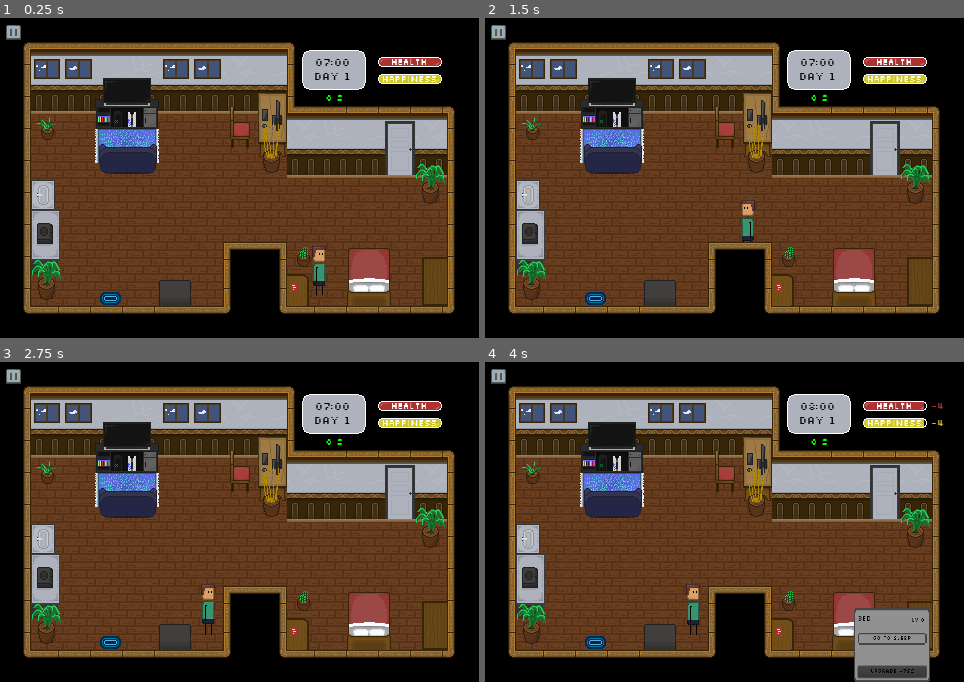
Above: before the commit, frames 1-4 (two rows, left to right).
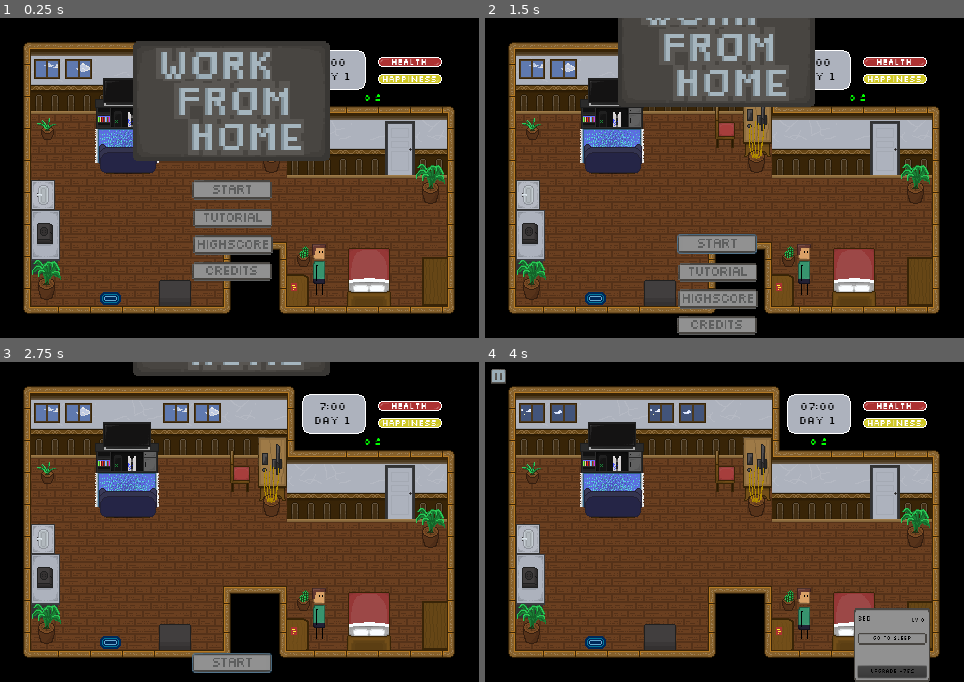
Above: after the commit, the same moments.

Repository: sun-wise-man/work-from-home
Game: Godot game, scene res://scenes/menu.tscn
Same seed, same stepped clock (60 frames per second), same inputs: the game is played once before the commit and once after it. Before the commit the project starts from res://scenes/main.tscn.
Inputs (mouse positions are in pixels of both pictures, inside the frame that each line leads up to):
- Up to frame 1 (0.25 s): no input
- Up to frame 2 (1.5 s): click (719, 219) at 0.52 s; click (714, 229) at 1.27 s
- Up to frame 3 (2.75 s): click (229, 618) at 2.02 s
- Up to frame 4 (4 s): click (714, 662) at 2.77 s; move the mouse to (853, 621) at 3.52 s; click (853, 621) at 3.67 s

The runs differ from the first frame. In frame 1, 19% of the frame differs, in the area x 1-80%, y 2-84%; in frame 2, 16%; in frame 3, 4.6%; in frame 4, 0.7%.

Commit message:
Tutorial

Diff:
--- /dev/null
+++ b/Resource/Cover.tres
@@ -0,0 +1,4 @@
+[gd_resource type="StyleBoxFlat" format=2]
+
+[resource]
+bg_color = Color( 0, 0, 0, 0.54902 )
--- /dev/null
+++ b/Resource/Panel.tres
@@ -0,0 +1,7 @@
+[gd_resource type="StyleBoxTexture" load_steps=2 format=2]
+
+[ext_resource path="res://sprites/UI/Text_Panel_256x.png" type="Texture" id=1]
+
+[resource]
+texture = ExtResource( 1 )
+region_rect = Rect2( 15.2632, 55.2567, 226.316, 144.211 )
--- a/project.godot
+++ b/project.godot
@@ -16,8 +16,12 @@
 [application]
 
 config/name="work_from_home"
-run/main_scene="res://scenes/main.tscn"
+run/main_scene="res://scenes/menu.tscn"
 config/icon="res://icon.png"
+
+[autoload]
+
+Global="*res://scenes/global.gd"
 
 [display]
 
--- a/scenes/ElementBar.gd
+++ b/scenes/ElementBar.gd
@@ -11,8 +11,8 @@
 	decrease_rate = start_dr
 
 func _on_World_hour_pass(time):
-	if is_decreasing:
-		value += decrease_rate
+	#if is_decreasing:
+		#value += decrease_rate
 	hour_count += 1
 	if hour_count == hour_per_increase:
 		decrease_rate += increase_dr_rate
--- a/scenes/Main.gd
+++ b/scenes/Main.gd
@@ -45,40 +45,54 @@
 var health_buff : bool = false
 var happiness_debuff : bool = false
 var health_debuff : bool = false
+var tutorial1 : bool = false
+var tutorial22 : bool = false
+var tutorial2 : bool = false
+var tutorial3 : bool = false
+var tutorial4 : bool = false
+var tutorial42 : bool = false
+var tutorial5 : bool = false
+var tutorial52 : bool = false
 
 func _input(event):
 	if event is InputEventMouseButton:
 		if event.button_index == BUTTON_LEFT and event.pressed and not is_pause:
-			if object_hover != "null" and not showing_popup:
-				object_fix = object_hover
-				object_level_fix = object_level_hover
-				object_cost_fix = object_cost_hover
-				object_position = event.position
-				showing_popup = true
-				$GUI/ActivitySystem.show_popup(object_fix, object_level_fix,
-					object_cost_fix, object_position)
-			elif not showing_popup and not pause_hover:
-				object_fix = "null"
-				object_level_hover = 0
-				object_cost_fix = 0
-				activity_name = "null"
-				activity_type = "null"
-				activity_gain = 0
-				activity_scale = 0
-				event_chance_pool = []
-				decision_index = []
-				move_player(event.position)
-			elif not inside_popup and not pause_hover:
-				object_fix = "null"
-				object_level_hover = 0
-				object_cost_fix = 0
-				$GUI/ActivitySystem.close_popup()
-				showing_popup = false
+			if tutorial_check():
+				if object_hover != "null" and not showing_popup:
+					object_fix = object_hover
+					object_level_fix = object_level_hover
+					object_cost_fix = object_cost_hover
+					object_position = event.position
+					showing_popup = true
+					$GUI/ActivitySystem.show_popup(object_fix, object_level_fix,
+						object_cost_fix, object_position)
+				elif not showing_popup and not pause_hover:
+					object_fix = "null"
+					object_level_hover = 0
+					object_cost_fix = 0
+					activity_name = "null"
+					activity_type = "null"
+					activity_gain = 0
+					activity_scale = 0
+					event_chance_pool = []
+					decision_index = []
+					move_player(event.position)
+				elif not inside_popup and not pause_hover:
+					object_fix = "null"
+					object_level_hover = 0
+					object_cost_fix = 0
+					$GUI/ActivitySystem.close_popup()
+					showing_popup = false
 
 func _ready():
 	time_hour = starting_hour
-	time_coroutine = time_moving()
+	#time_coroutine = time_moving()
 	$Objects/Windows.change_window(starting_hour)
+	if Global.tutorial:
+		tutorial1 = true
+		$Tutorial/Tutorial1.visible = true
+	else:
+		time_coroutine = time_moving()
 
 
 func move_player(target_position):
@@ -169,16 +183,22 @@
 			grab_event(event_chance_pool)
 		if is_pause:
 			yield(self, "unpause")
-		$GUI/HealthBar.value += health_gain_total
-		$GUI/HappinessBar.value += happiness_gain_total
 		if happiness_buff:
 			work_gain_total = int(work_gain_total * money_buff_amplifier)
 		money += work_gain_total
-	health_gain_total += $GUI/HealthBar.decrease_rate
-	happiness_gain_total += $GUI/HappinessBar.decrease_rate
+	if $GUI/HappinessBar.is_decreasing:
+		happiness_gain_total += $GUI/HappinessBar.decrease_rate
+	if $GUI/HealthBar.is_decreasing:
+		health_gain_total += $GUI/HealthBar.decrease_rate
+	$GUI/HealthBar.value += health_gain_total
+	$GUI/HappinessBar.value += happiness_gain_total
 	$GUI/HealthBar/Status.get_gain_number(health_gain_total)
 	$GUI/HappinessBar/Status.get_gain_number(happiness_gain_total)
 	$GUI/MoneyText/Status.get_gain_number(work_gain_total)
+	if tutorial2:
+		tutorial22 = true
+		tutorial2 = false
+		$Tutorial/Tutorial2.visible = true
 	reset_money()
 	buff_check()
 	if $GUI/HealthBar.value <= 0:
@@ -238,6 +258,10 @@
 		work_gain_total += gain_value[2] + activity_scale * object_level_active
 	$GUI/EventPanel/Label.text = gain_desc
 	$GUI/EventPanel.visible = true
+	if tutorial4:
+		$Tutorial/Tutorial4.visible = true
+		tutorial42 = true
+		tutorial4 = false
 
 func chance_event(index : int):
 	var new_pool = $EventSystem.get_chance($EventSystem.get_event_name(index))
@@ -306,33 +330,91 @@
 		randomize()
 		var number = randi() % 100
 		if number <= happiness_buff_chance:
-			happiness_buff = true
-			happiness_buff_time += buff_debuff_time
-			$GUI/HappinessBuff.visible = true
+			happiness_buff_time = buff_debuff_time
+			if not happiness_buff:
+				happiness_buff = true
+				$GUI/HappinessBuff.visible = true
+				if tutorial5:
+					$Tutorial/Tutorial5.visible = true
+					tutorial52 = true
+					tutorial5 = false
 	elif $GUI/HappinessBar.value <= 10:
 		randomize()
 		var number = randi() % 100
 		if number <= happiness_debuff_chance:
-			happiness_debuff = true
-			happiness_buff_time += buff_debuff_time
-			$GUI/HappinessDebuff.visible = true
-			$Player.current_speed += $Player.debuff_speed
+			happiness_buff_time = buff_debuff_time
+			if not happiness_debuff:
+				happiness_debuff = true
+				$GUI/HappinessDebuff.visible = true
+				$Player.current_speed += $Player.debuff_speed
+				if tutorial5:
+					$Tutorial/Tutorial5.visible = true
+					tutorial52 = true
+					tutorial5 = false
 	if $GUI/HealthBar.value == 100:
 		randomize()
 		var number = randi() % 100
 		if number <= health_buff_chance:
-			health_buff = true
-			health_buff_time += buff_debuff_time
-			$GUI/HealthBuff.visible = true
-			$Player.current_speed += $Player.buff_speed
+			health_buff_time = buff_debuff_time
+			if not health_buff:
+				health_buff = true
+				$GUI/HealthBuff.visible = true
+				$Player.current_speed += $Player.buff_speed
+				if tutorial5:
+					$Tutorial/Tutorial5.visible = true
+					tutorial52 = true
+					tutorial5 = false
 	elif $GUI/HealthBar.value <= 10:
 		randomize()
 		var number = randi() % 100
 		if number <= health_debuff_chance:
-			health_debuff = false
-			health_buff_time += buff_debuff_time
-			$GUI/HealthDebuff.visible = true
-			$GUI/Debuff.visible = true
+			health_buff_time = buff_debuff_time
+			if not health_debuff:
+				health_debuff = true
+				$GUI/HealthDebuff.visible = true
+				$GUI/Debuff.visible = true
+				if tutorial5:
+					$Tutorial/Tutorial5.visible = true
+					tutorial52 = true
+					tutorial5 = false
+
+func tutorial_check():
+	if not Global.tutorial:
+		return true
+	else:
+		if tutorial1:
+			if object_hover == "null" and not pause_hover:
+				$Tutorial/Tutorial1.visible = false
+				tutorial1 = false
+				tutorial2 = true
+				time_coroutine = time_moving()
+				return true
+			else:
+				return false
+		if tutorial22:
+			$Tutorial/Tutorial2.visible = false
+			$Tutorial/Tutorial3.visible = true
+			tutorial22 = false
+			tutorial3 = true
+			return false
+		if tutorial3:
+			if object_hover != "null" and not showing_popup:
+				$Tutorial/Tutorial3.visible = false
+				tutorial3 = false
+				tutorial4 = true
+				tutorial5 = true
+				return true
+			else:
+				return false
+		if tutorial42:
+			$Tutorial/Tutorial4.visible = false
+			tutorial42 = false
+			return false
+		if tutorial52:
+			$Tutorial/Tutorial5.visible = false
+			tutorial52 = false
+			return false
+		return true
 
 
 func _on_Panel_mouse_entered():
--- /dev/null
+++ b/scenes/global.gd
@@ -0,0 +1,3 @@
+extends Node
+
+var tutorial : bool = true
--- a/scenes/main.tscn
+++ b/scenes/main.tscn
@@ -55,6 +55,8 @@
 [ext_resource path="res://sprites/UI/Debuff_Happiness_64x.png" type="Texture" id=53]
 [ext_resource path="res://sprites/UI/Buff_Health_64x.png" type="Texture" id=54]
 [ext_resource path="res://sprites/UI/Debuff_Health_64x.png" type="Texture" id=55]
+[ext_resource path="res://Resource/Cover.tres" type="StyleBox" id=56]
+[ext_resource path="res://Resource/Panel.tres" type="StyleBox" id=57]
 
 [sub_resource type="NavigationPolygon" id=1]
 vertices = PoolVector2Array( 155.501, 158.258, 168.561, 144.25, 248.926, 142.315, 256.069, 142.513, 256.069, 157.99, 22 …(422 unchanged characters)…
@@ -874,6 +876,22 @@
 "speed": 5.02
 } ]
 
+[sub_resource type="DynamicFont" id=80]
+size = 10
+font_data = ExtResource( 25 )
+
+[sub_resource type="DynamicFont" id=81]
+size = 10
+font_data = ExtResource( 25 )
+
+[sub_resource type="DynamicFont" id=82]
+size = 10
+font_data = ExtResource( 25 )
+
+[sub_resource type="DynamicFont" id=83]
+size = 10
+font_data = ExtResource( 25 )
+
 [sub_resource type="StyleBoxFlat" id=75]
 bg_color = Color( 0, 0, 0, 0.54902 )
 
@@ -1208,6 +1226,277 @@
 stream = ExtResource( 42 )
 volume_db = -35.0
 
+[node name="Tutorial" type="CanvasLayer" parent="."]
+
+[node name="Tutorial1" type="Control" parent="Tutorial"]
+visible = false
+margin_right = 40.0
+margin_bottom = 40.0
+__meta__ = {
+"_edit_use_anchors_": false
+}
+
+[node name="Panel" type="Panel" parent="Tutorial/Tutorial1"]
+margin_left = 68.0
+margin_top = 6.0
+margin_right = 259.0
+margin_bottom = 78.0
+custom_styles/panel = ExtResource( 57 )
+
+[node name="RichTextLabel" type="RichTextLabel" parent="Tutorial/Tutorial1/Panel"]
+margin_left = 4.0
+margin_top = 5.0
+margin_right = 186.0
+margin_bottom = 69.0
+custom_fonts/normal_font = SubResource( 80 )
+custom_colors/default_color = Color( 0, 0, 0, 1 )
+text = "Welcome to Work from Home
+
+
+Press anywhere to move"
+__meta__ = {
+"_edit_use_anchors_": false
+}
+
+[node name="Tutorial2" type="Control" parent="Tutorial"]
+visible = false
+margin_right = 40.0
+margin_bottom = 40.0
+__meta__ = {
+"_edit_use_anchors_": false
+}
+
+[node name="Panel" type="Panel" parent="Tutorial/Tutorial2"]
+margin_left = 286.677
+margin_top = 89.3348
+margin_right = 463.677
+margin_bottom = 137.335
+custom_styles/panel = ExtResource( 57 )
+__meta__ = {
+"_edit_use_anchors_": false
+}
+
+[node name="Label" type="Label" parent="Tutorial/Tutorial2/Panel"]
+margin_left = 4.33823
+margin_top = 3.3371
+margin_right = 174.338
+margin_bottom = 44.3371
+custom_fonts/font = SubResource( 81 )
+custom_colors/font_color = Color( 0, 0, 0, 1 )
+text = "Your health and happiness
+will reduce overtime,
+keep it above 0 to survive"
+
+[node name="Tutorial3" type="Control" parent="Tutorial"]
+visible = false
+margin_right = 40.0
+margin_bottom = 40.0
+__meta__ = {
+"_edit_use_anchors_": false
+}
+
+[node name="Panel" type="Panel" parent="Tutorial/Tutorial3"]
+margin_left = 25.0
+margin_top = 25.0
+margin_right = 296.0
+margin_bottom = 59.0
+custom_styles/panel = ExtResource( 56 )
+__meta__ = {
+"_edit_use_anchors_": false
+}
+
+[node name="Panel6" type="Panel" parent="Tutorial/Tutorial3"]
+margin_left = 256.0
+margin_top = 59.0
+margin_right = 295.0
+margin_bottom = 75.0
+custom_styles/panel = ExtResource( 56 )
+__meta__ = {
+"_edit_use_anchors_": false
+}
+
+[node name="Panel5" type="Panel" parent="Tutorial/Tutorial3"]
+margin_left = 159.0
+margin_top = 59.0
+margin_right = 256.0
+margin_bottom = 111.0
+custom_styles/panel = ExtResource( 56 )
+__meta__ = {
+"_edit_use_anchors_": false
+}
+
+[node name="Panel2" type="Panel" parent="Tutorial/Tutorial3"]
+margin_left = 25.0
+margin_top = 59.0
+margin_right = 97.0
+margin_bottom = 191.0
+custom_styles/panel = ExtResource( 56 )
+
+[node name="Panel3" type="Panel" parent="Tutorial/Tutorial3"]
+margin_left = 97.0
+margin_top = 111.0
+margin_right = 257.0
+margin_bottom = 296.0
+custom_styles/panel = ExtResource( 56 )
+__meta__ = {
+"_edit_use_anchors_": false
+}
+
+[node name="Panel8" type="Panel" parent="Tutorial/Tutorial3"]
+margin_left = 257.0
+margin_top = 125.0
+margin_right = 384.0
+margin_bottom = 229.0
+custom_styles/panel = ExtResource( 56 )
+__meta__ = {
+"_edit_use_anchors_": false
+}
+
+[node name="Panel11" type="Panel" parent="Tutorial/Tutorial3"]
+margin_left = 384.0
+margin_top = 158.0
+margin_right = 455.0
+margin_bottom = 229.0
+custom_styles/panel = ExtResource( 56 )
+__meta__ = {
+"_edit_use_anchors_": false
+}
+
+[node name="Panel13" type="Panel" parent="Tutorial/Tutorial3"]
+margin_left = 418.0
+margin_top = 87.0
+margin_right = 456.0
+margin_bottom = 158.0
+custom_styles/panel = ExtResource( 56 )
+__meta__ = {
+"_edit_use_anchors_": false
+}
+
+[node name="Panel12" type="Panel" parent="Tutorial/Tutorial3"]
+margin_left = 392.495
+margin_top = 229.263
+margin_right = 463.495
+margin_bottom = 300.263
+custom_styles/panel = ExtResource( 56 )
+__meta__ = {
+"_edit_use_anchors_": false
+}
+
+[node name="Panel10" type="Panel" parent="Tutorial/Tutorial3"]
+margin_left = 257.0
+margin_top = 229.0
+margin_right = 347.0
+margin_bottom = 332.0
+custom_styles/panel = ExtResource( 56 )
+__meta__ = {
+"_edit_use_anchors_": false
+}
+
+[node name="Panel9" type="Panel" parent="Tutorial/Tutorial3"]
+margin_left = 288.0
+margin_top = 74.0
+margin_right = 384.0
+margin_bottom = 125.0
+custom_styles/panel = ExtResource( 56 )
+__meta__ = {
+"_edit_use_anchors_": false
+}
+
+[node name="Panel4" type="Panel" parent="Tutorial/Tutorial3"]
+margin_left = 65.0
+margin_top = 190.53
+margin_right = 97.0
+margin_bottom = 302.53
+custom_styles/panel = ExtResource( 56 )
+__meta__ = {
+"_edit_use_anchors_": false
+}
+
+[node name="Panel7" type="Panel" parent="Tutorial/Tutorial3"]
+margin_left = 24.0
+margin_top = 243.0
+margin_right = 65.0
+margin_bottom = 299.0
+custom_styles/panel = ExtResource( 56 )
+__meta__ = {
+"_edit_use_anchors_": false
+}
+
+[node name="Panel14" type="Panel" parent="Tutorial/Tutorial3"]
+margin_left = 149.0
+margin_top = 171.0
+margin_right = 300.0
+margin_bottom = 214.0
+custom_styles/panel = ExtResource( 57 )
+__meta__ = {
+"_edit_use_anchors_": false
+}
+
+[node name="Label" type="Label" parent="Tutorial/Tutorial3/Panel14"]
+margin_left = 4.49493
+margin_top = 1.87288
+margin_right = 147.495
+margin_bottom = 40.8729
+custom_fonts/font = SubResource( 82 )
+custom_colors/font_color = Color( 0, 0, 0, 1 )
+text = "Click these objects to
+gain happiness, health,
+or money"
+__meta__ = {
+"_edit_use_anchors_": false
+}
+
+[node name="Tutorial4" type="Control" parent="Tutorial"]
+visible = false
+margin_right = 40.0
+margin_bottom = 40.0
+__meta__ = {
+"_edit_use_anchors_": false
+}
+
+[node name="Panel" type="Panel" parent="Tutorial/Tutorial4"]
+margin_left = 46.6164
+margin_top = 203.947
+margin_right = 303.616
+margin_bottom = 241.947
+custom_styles/panel = ExtResource( 57 )
+
+[node name="Label" type="Label" parent="Tutorial/Tutorial4/Panel"]
+margin_left = 11.1244
+margin_top = 5.82705
+margin_right = 246.124
+margin_bottom = 30.827
+custom_fonts/font = SubResource( 83 )
+custom_colors/font_color = Color( 0, 0, 0, 1 )
+text = "When you are doing an activity,
+there is a chance an event will occur"
+
+[node name="Tutorial5" type="Control" parent="Tutorial"]
+visible = false
+margin_right = 40.0
+margin_bottom = 40.0
+__meta__ = {
+"_edit_use_anchors_": false
+}
+
+[node name="Panel2" type="Panel" parent="Tutorial/Tutorial5"]
+margin_left = 218.633
+margin_top = 89.0483
+margin_right = 469.633
+margin_bottom = 136.048
+custom_styles/panel = ExtResource( 57 )
+
+[node name="Label" type="Label" parent="Tutorial/Tutorial5/Panel2"]
+margin_left = 11.1244
+margin_top = 5.82705
+margin_right = 246.124
+margin_bottom = 30.827
+custom_fonts/font = SubResource( 83 )
+custom_colors/font_color = Color( 0, 0, 0, 1 )
+text = "When your bar is full/almost empty,
+there is a chance you
+will get a buff/debuff"
+
 [node name="GUI" type="CanvasLayer" parent="."]
 layer = 2
 
@@ -1341,9 +1630,9 @@
 }
 
 [node name="MoneyText" type="Label" parent="GUI"]
-margin_left = 300.0
+margin_left = 309.8
 margin_top = 75.0
-margin_right = 400.0
+margin_right = 379.8
 margin_bottom = 91.0
 rect_scale = Vector2( 0.7, 0.7 )
 custom_fonts/font = SubResource( 51 )
@@ -1357,10 +1646,10 @@
 
 [node name="Status" type="Label" parent="GUI/MoneyText"]
 visible = false
-margin_left = 136.177
-margin_top = 0.133812
-margin_right = 176.177
-margin_bottom = 14.1338
+margin_left = 75.405
+margin_top = 0.451988
+margin_right = 115.405
+margin_bottom = 14.452
 rect_scale = Vector2( 1.30344, 1.38164 )
 custom_fonts/font = SubResource( 47 )
 custom_colors/font_color = Color( 0, 1, 0, 1 )
--- a/scenes/menu.gd
+++ b/scenes/menu.gd
@@ -3,7 +3,6 @@
 
 var playScene : bool = false
 export (float) var speed = 60
-var path : String
 
 
 func _process(delta):
@@ -11,15 +10,27 @@
 		$Menu/Title.rect_position.y -= speed * delta
 		$Menu/Highscore.rect_position.y += speed * delta
 		$Menu/Start.rect_position.y += speed * delta
+		$Menu/Tutorial.rect_position.y += speed * delta
+		$Menu/Credit.rect_position.y += speed * delta
 		if $Menu/Title.rect_position.y <= -170:
-			get_tree().change_scene(path)
+			get_tree().change_scene("res://scenes/main.tscn")
 
 
 func _on_Start_pressed():
 	playScene = true
-	path = "res://scenes/main.tscn"
+	Global.tutorial = false
 
 
 func _on_Highscore_pressed():
 	$Menu/HSPanel.visible = true
 	$Menu/HSPanel.show_data()
+
+
+
+func _on_ExitHS_pressed():
+	$Menu/HSPanel.visible = false
+
+
+func _on_Tutorial_pressed():
+	playScene = true
+	Global.tutorial = true
--- a/scenes/menu.tscn
+++ b/scenes/menu.tscn
@@ -1,11 +1,11 @@
-[gd_scene load_steps=90 format=2]
+[gd_scene load_steps=91 format=2]
 
 [ext_resource path="res://sprites/UI/Start_Button.png" type="Texture" id=1]
 [ext_resource path="res://sprites/UI/Highscore_Button.png" type="Texture" id=2]
 [ext_resource path="res://sprites/UI/Title_512x.png" type="Texture" id=3]
 [ext_resource path="res://scenes/menu.gd" type="Script" id=4]
 [ext_resource path="res://fonts/slkscr.ttf" type="DynamicFontData" id=5]
-[ext_resource path="res://scenes/Status.gd" type="Script" id=6]
+[ext_resource path="res://sprites/UI/Close_Button_50px.png" type="Texture" id=6]
 [ext_resource path="res://sprites/main_walk_3.png" type="Texture" id=7]
 [ext_resource path="res://sprites/Element_Bar/Health_GUI_64x.png" type="Texture" id=8]
 [ext_resource path="res://sprites/Element_Bar/Frame_64x.png" type="Texture" id=9]
@@ -837,10 +837,6 @@
 size = 13
 font_data = ExtResource( 5 )
 
-[sub_resource type="DynamicFont" id=41]
-size = 10
-font_data = ExtResource( 5 )
-
 [sub_resource type="DynamicFont" id=42]
 size = 13
 font_data = ExtResource( 5 )
@@ -896,6 +892,14 @@
 [sub_resource type="StyleBoxTexture" id=56]
 texture = ExtResource( 32 )
 region_rect = Rect2( 0, 0, 256, 256 )
+
+[sub_resource type="StyleBoxTexture" id=57]
+texture = ExtResource( 6 )
+region_rect = Rect2( 4.50745, 4.30469, 40.8674, 43.7353 )
+
+[sub_resource type="StyleBoxTexture" id=58]
+texture = ExtResource( 6 )
+region_rect = Rect2( 54.7129, 4.6352, 40.3186, 43.9543 )
 
 [node name="World" type="Node2D"]
 script = ExtResource( 4 )
@@ -1016,17 +1020,6 @@
 "_edit_use_anchors_": false
 }
 
-[node name="Status" type="Label" parent="GUI/HealthBar"]
-visible = false
-margin_left = 67.5287
-margin_top = 26.6933
-margin_right = 107.529
-margin_bottom = 40.6933
-custom_fonts/font = SubResource( 41 )
-custom_colors/font_color = Color( 0.67451, 0.196078, 0.196078, 1 )
-text = "+0"
-script = ExtResource( 6 )
-
 [node name="HappinessBar" type="TextureProgress" parent="GUI"]
 margin_left = 379.0
 margin_top = 29.0
@@ -1048,20 +1041,6 @@
 custom_fonts/font = SubResource( 42 )
 text = "Happiness"
 align = 1
-__meta__ = {
-"_edit_use_anchors_": false
-}
-
-[node name="Status" type="Label" parent="GUI/HappinessBar"]
-visible = false
-margin_left = 67.7055
-margin_top = 26.8406
-margin_right = 107.705
-margin_bottom = 40.8406
-custom_fonts/font = SubResource( 41 )
-custom_colors/font_color = Color( 0.807843, 0.776471, 0.137255, 1 )
-text = "+0"
-script = ExtResource( 6 )
 __meta__ = {
 "_edit_use_anchors_": false
 }
@@ -1122,21 +1101,6 @@
 "_edit_use_anchors_": false
 }
 
-[node name="Status" type="Label" parent="GUI/MoneyText"]
-visible = false
-margin_left = 136.177
-margin_top = 0.133812
-margin_right = 176.177
-margin_bottom = 14.1338
-rect_scale = Vector2( 1.30344, 1.38164 )
-custom_fonts/font = SubResource( 41 )
-custom_colors/font_color = Color( 0, 1, 0, 1 )
-text = "+0"
-script = ExtResource( 6 )
-__meta__ = {
-"_edit_use_anchors_": false
-}
-
 [node name="Menu" type="CanvasLayer" parent="."]
 layer = 2
 
@@ -1442,8 +1406,19 @@
 margin_bottom = 223.542
 custom_fonts/font = ExtResource( 33 )
 text = "5th"
-[connection signal="visibility_changed" from="GUI/HealthBar/Status" to="GUI/HealthBar/Status" method="_on_Status_visibility_changed"]
-[connection signal="visibility_changed" from="GUI/HappinessBar/Status" to="GUI/HappinessBar/Status" method="_on_Status_visibility_changed"]
-[connection signal="visibility_changed" from="GUI/MoneyText/Status" to="GUI/MoneyText/Status" method="_on_Status_visibility_changed"]
+
+[node name="ExitHS" type="Button" parent="Menu/HSPanel"]
+margin_left = 8.82942
+margin_top = 7.14763
+margin_right = 28.8294
+margin_bottom = 27.1476
+custom_styles/hover = SubResource( 57 )
+custom_styles/pressed = SubResource( 58 )
+custom_styles/normal = SubResource( 57 )
+__meta__ = {
+"_edit_use_anchors_": false
+}
 [connection signal="pressed" from="Menu/Start" to="." method="_on_Start_pressed"]
 [connection signal="pressed" from="Menu/Highscore" to="." method="_on_Highscore_pressed"]
+[connection signal="pressed" from="Menu/Tutorial" to="." method="_on_Tutorial_pressed"]
+[connection signal="pressed" from="Menu/HSPanel/ExitHS" to="." method="_on_ExitHS_pressed"]
Not shown: 1 places in scenes/main.tscn that only renumber resources
